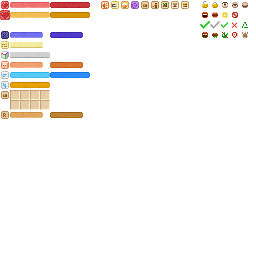
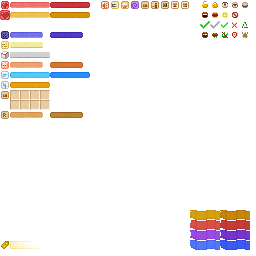
The second w=256, h=256 image is a revision of the first. Changes to its layers:
added layer "标签 - 黄 拷贝" above "标签 - 黄" over [190, 210, 220, 220]
added layer "标签 - 黄" above "标签 - 红 拷贝" over [220, 210, 250, 220]
added layer "标签 - 红 拷贝" above "标签 - 红" over [190, 220, 220, 230]
added layer "标签 - 红" above "标签 - 紫 拷贝" over [220, 220, 250, 230]
added layer "标签 - 紫 拷贝" above "标签 - 紫" over [190, 230, 220, 240]
added layer "标签 - 紫" above "标签 - 蓝 拷贝" over [220, 230, 250, 240]
added layer "标签 - 蓝 拷贝" above "标签 - 蓝" over [190, 240, 220, 250]
added layer "标签 - 蓝" above "目录" over [220, 240, 250, 250]
added layer "目录" above "回收" over [1, 241, 40, 249]
